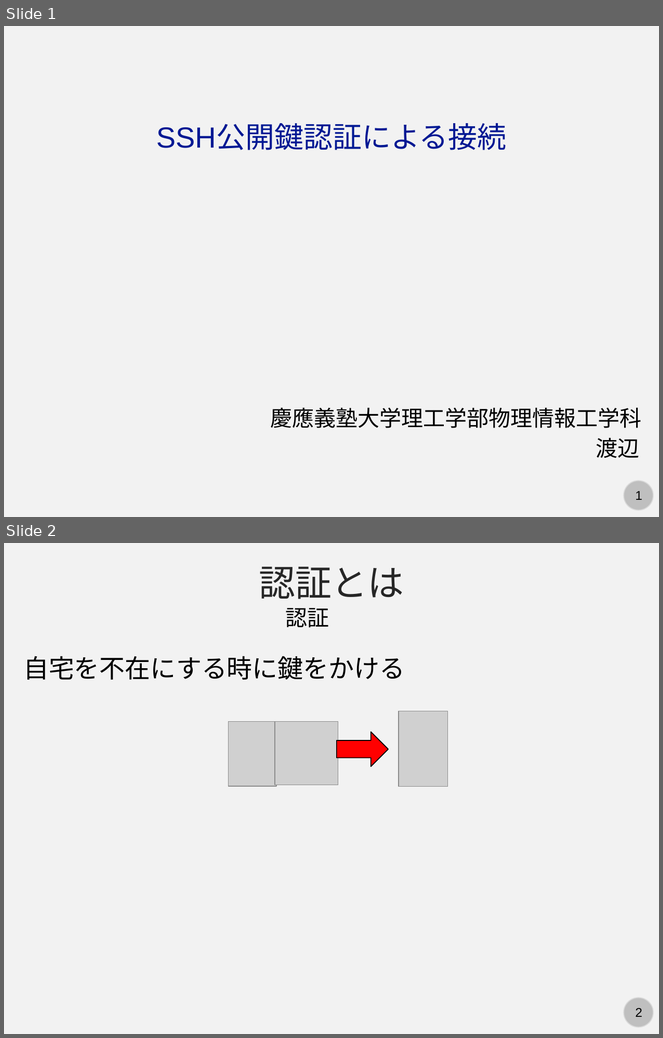
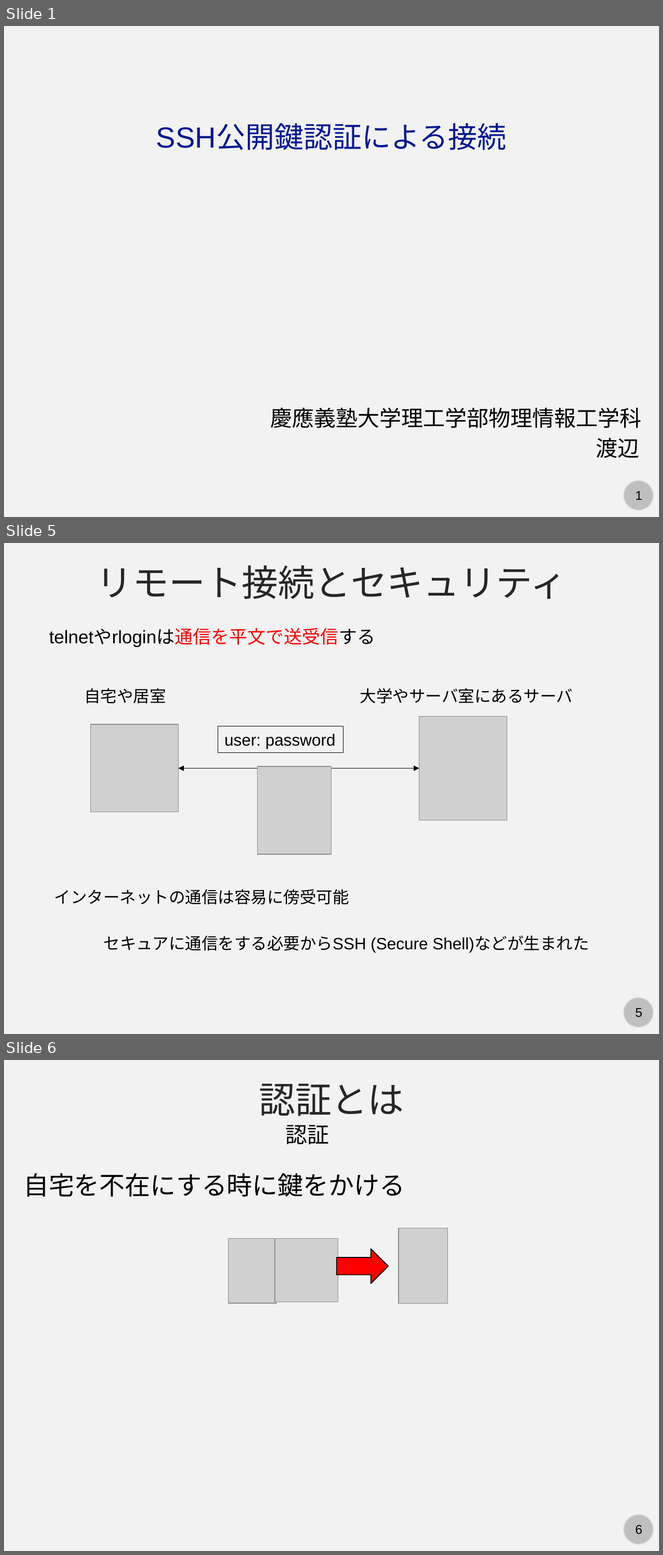
Before and after one commit to kaityo256/lab_startup, a slide deck: ssh/ssh.pptx. Shown one above the other, each under a label of ours: slides 1 and 2 before the commit, slides 1, 5 and 6 after it; the slides between them are not shown. The pictures are 663x1038 and 663x1555 pixels, drawn with LibreOffice and Linux fonts; fonts in the diff are those of the drawing; grey boxes stand for pictures. Boxes give left, top, right and bottom in pixels: in the first picture for what was removed or moved away, otherwise in the second. Text is boxed around its words. In the diff, an @@ line names an element or a change of style, - is before the commit and + after.

```diff
--- a/ssh/ssh.pptx
+++ b/ssh/ssh.pptx
@@ slide 5 added at (4, 543, 659, 1034), background #F2F2F2; not listed: 2 template elements that a slide beside it also shows @@
@@ text added at (97, 565, 567, 599), 40 pt, text #262626 @@
+リモート接続とセキュリティ
@@ text added at (49, 629, 375, 647), 20 pt, text #000000 @@
+telnetやrloginは通信を平文で送受信する
@@ text added at (84, 688, 166, 704), 18 pt, text #000000 @@
+自宅や居室
@@ text added at (360, 688, 573, 704), 18 pt, text #000000 @@
+大学やサーバ室にあるサーバ
@@ picture added at (90, 724, 178, 812) @@
@@ rectangle added at (218, 727, 344, 753), outline #000000 0.75 pt, 18 pt, text #000000 @@
+user: password
@@ picture added at (419, 717, 507, 821) @@
@@ double arrow added from (178, 768) to (419, 768), #000000 0.5 pt @@
@@ picture added at (258, 767, 332, 854) @@
@@ text added at (54, 889, 349, 905), 18 pt, text #000000 @@
+インターネットの通信は容易に傍受可能
@@ text added at (104, 936, 589, 953), 18 pt, text #000000 @@
+セキュアに通信をする必要からSSH (Secure Shell)などが生まれた
@@ what was slide 2 is now slide 6 @@
@@ page number at (635, 1525, 643, 1535): text changed @@
-2
+6
```
Also in this commit, not shown: 3 other slides added.
